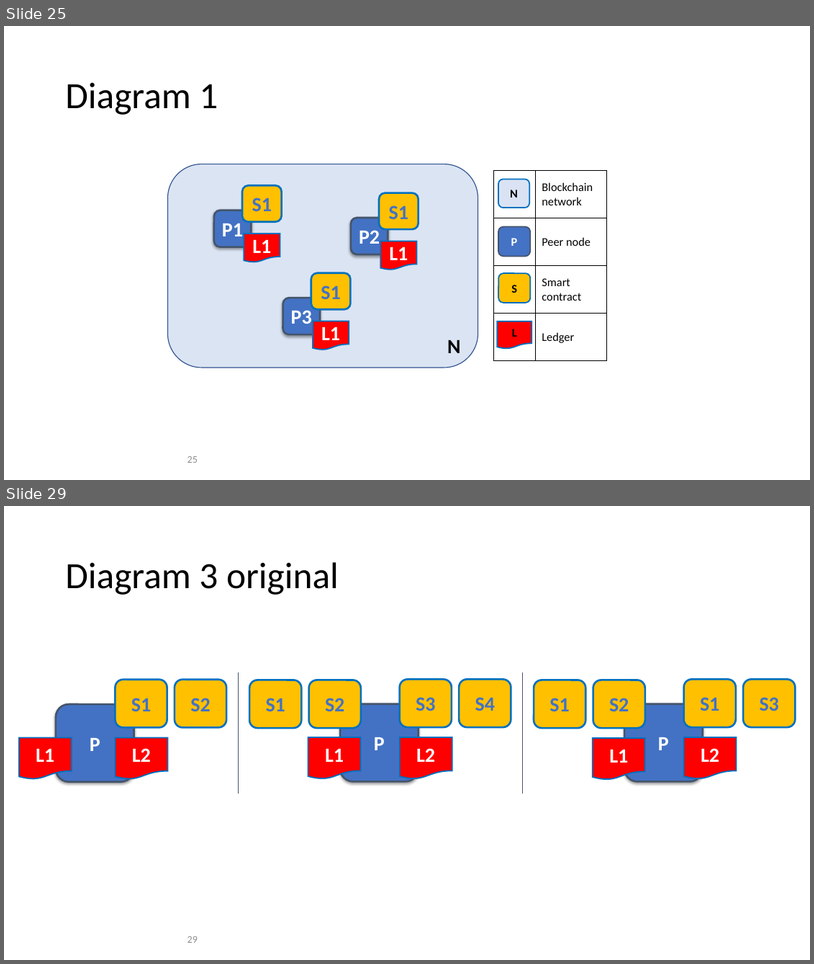
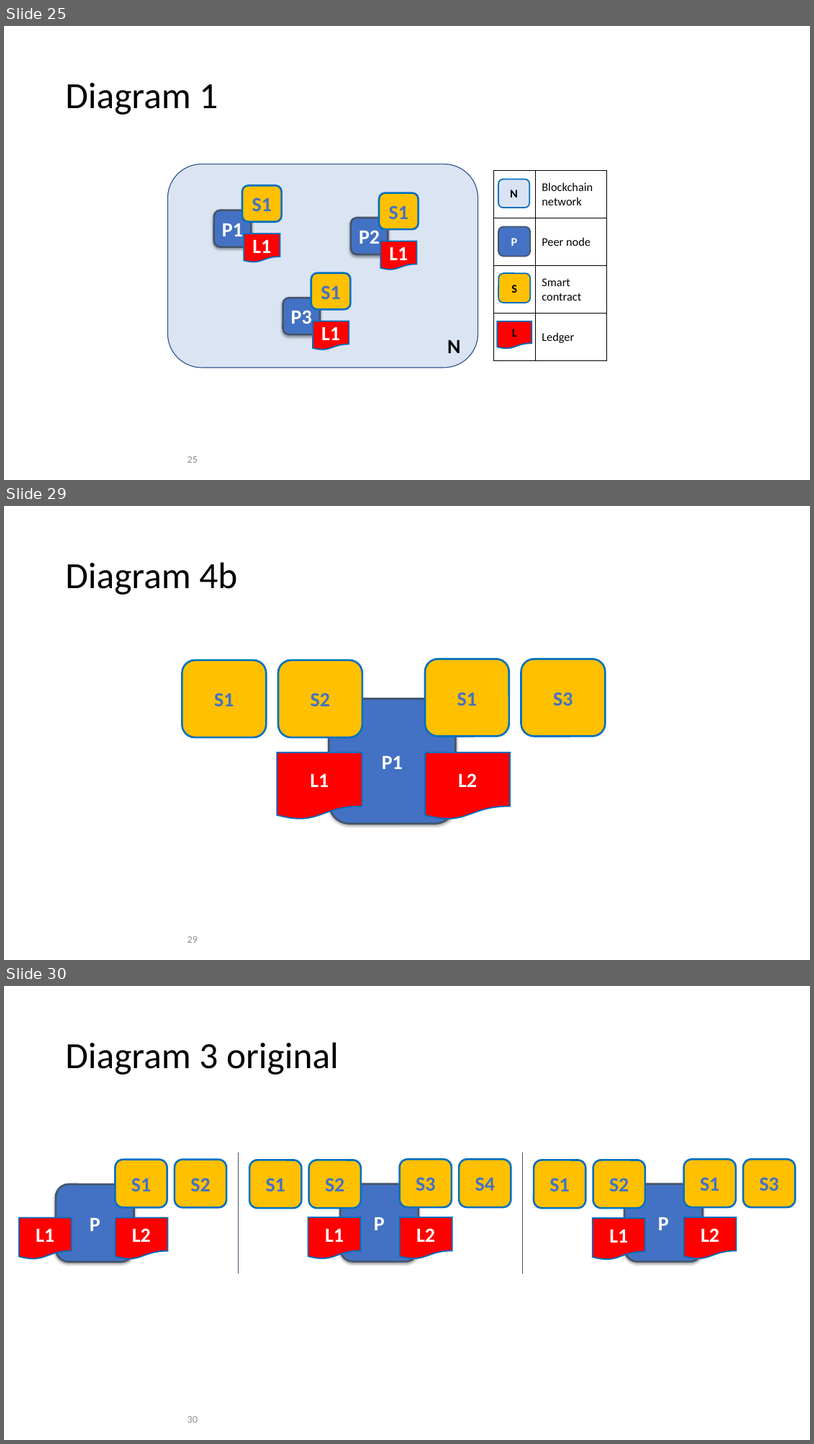
Before and after one commit to FabricTOC/FabricTOC, a slide deck: docs/OtherSourceMaterial/Diagrams.pptx. Shown one above the other, each under a label of ours: slides 25 and 29 before the commit, slides 25, 29 and 30 after it; the slides between them are not shown. The pictures are 814x964 and 814x1444 pixels, drawn with LibreOffice and Linux fonts; fonts in the diff are those of the drawing. Boxes give left, top, right and bottom in pixels: in the first picture for what was removed or moved away, otherwise in the second. Text is boxed around its words. In the diff, an @@ line names an element or a change of style, - is before the commit and + after.

```diff
--- a/docs/OtherSourceMaterial/Diagrams.pptx
+++ b/docs/OtherSourceMaterial/Diagrams.pptx
@@ slide 29 added at box(4, 506, 810, 960), background #FFFFFF @@
@@ title added at box(65, 562, 237, 595), 44 pt, text #000000 @@
+Diagram 4b
@@ group added at box(183, 659, 605, 824): 5 rounded rectangles, 2 flow chart documents @@
+P1
+L2
+S1
+S3
+S1
+S2
+L1
@@ page number added at box(188, 936, 198, 942), 12 pt, text #8C8C8C @@
+29
@@ what was slide 29 is now slide 30 @@
@@ page number at box(188, 1416, 198, 1422): text changed @@
-29
+30
```
Also in this commit, not shown: 4 slides changed, 1 other slide added, 6 other files.
